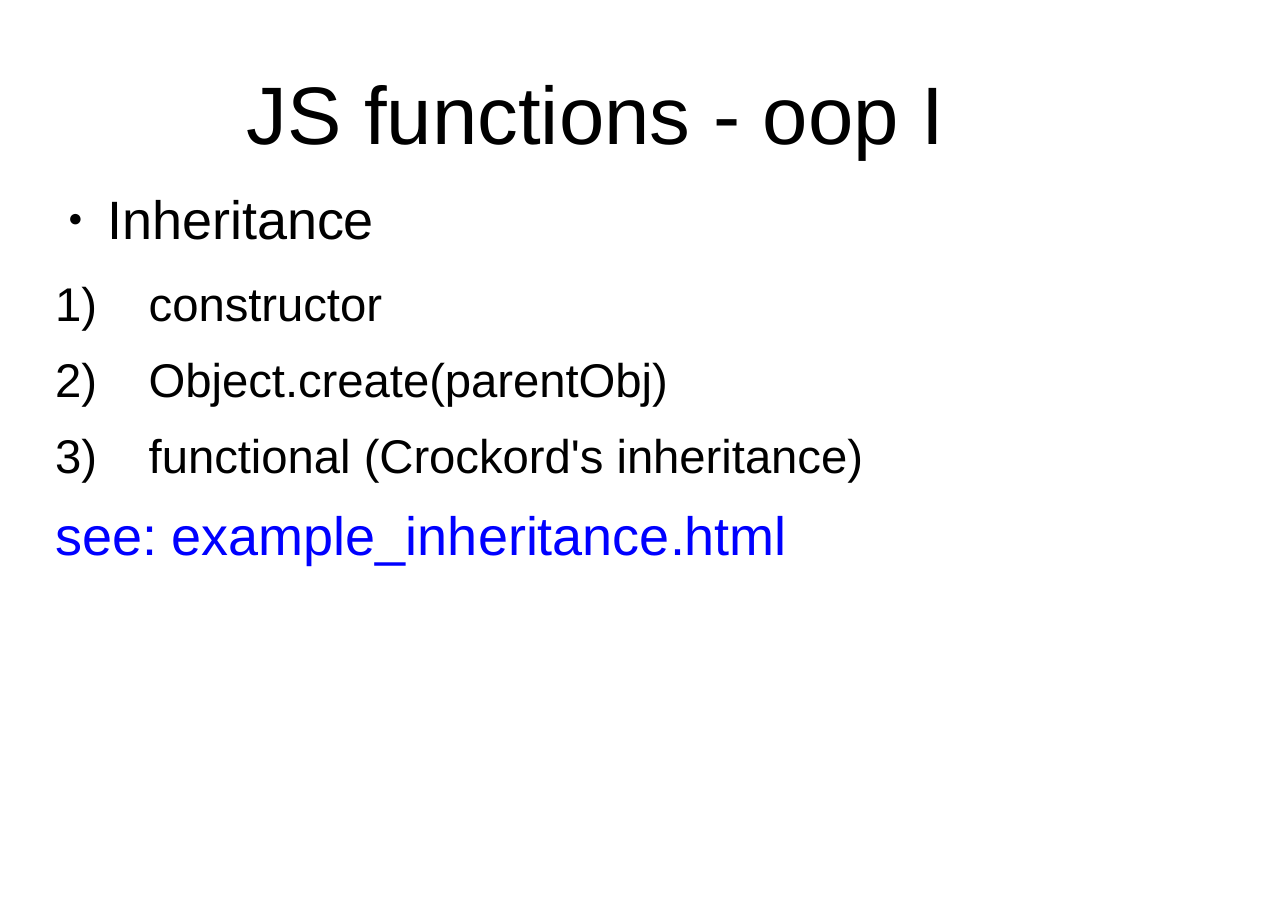
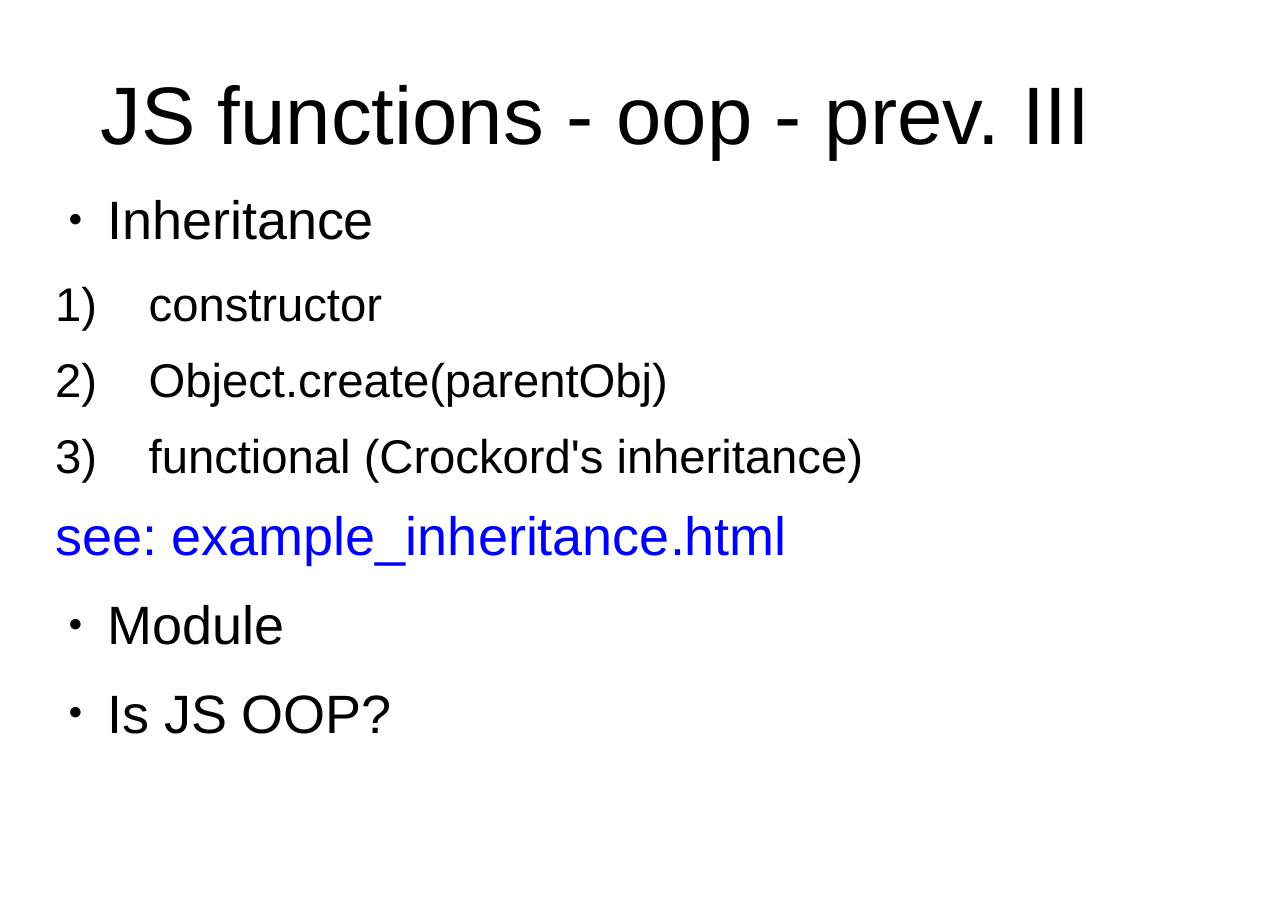
Before and after one commit to peterborkuti/other, a slide deck: slide 97 of JavaScriptBasics/jsbasics-slide.odp (slide 87 before the commit). Drawn at 1288x911 pixels with LibreOffice and Linux fonts; fonts in the diff are those of the drawing; background and template pictures are left out. Boxes give left, top, right and bottom in pixels: in the first picture for what was removed or moved away, otherwise in the second. Text is boxed around its words. In the diff, an @@ line names an element or a change of style, - is before the commit and + after.

Commit message:
function impress 01

```diff
--- a/JavaScriptBasics/jsbasics-slide.odp
+++ b/JavaScriptBasics/jsbasics-slide.odp
@@ title at box(100, 85, 1090, 159): text changed @@
-JS functions - oop I
+JS functions - oop - prev. III
@@ text at box(107, 605, 392, 734): paragraphs added @@
+● Module
+● Is JS OOP?
```
Also in this commit, not shown: 11 other slides changed, 10 slides added, 1 other file.
